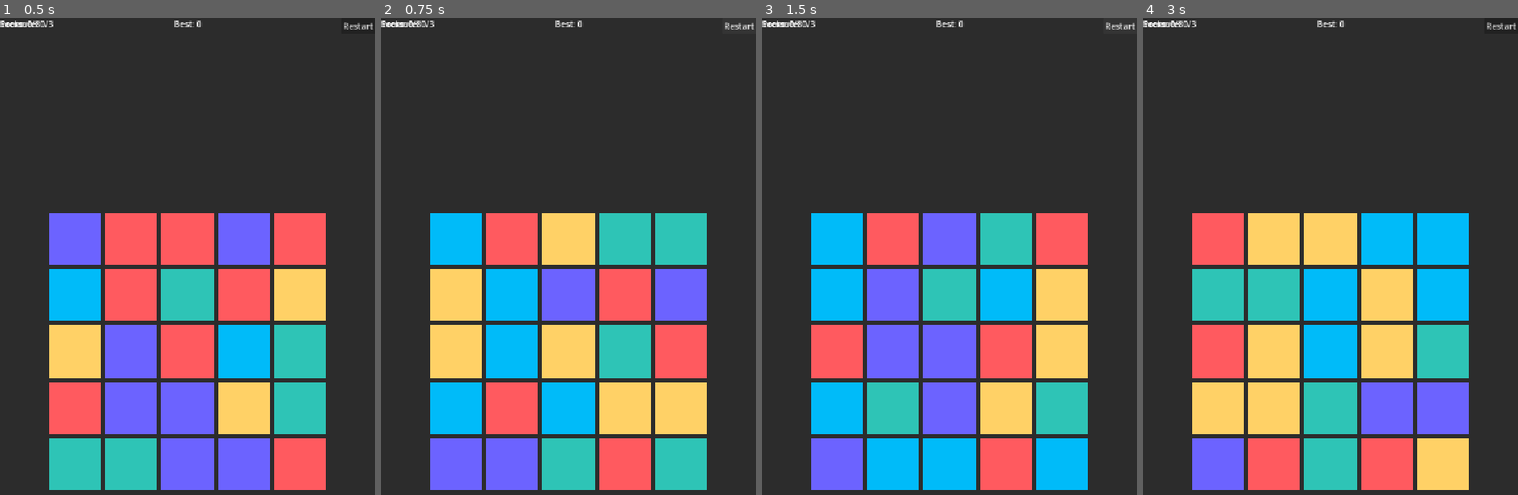
Above: before the commit, frames 1-4 (left to right).
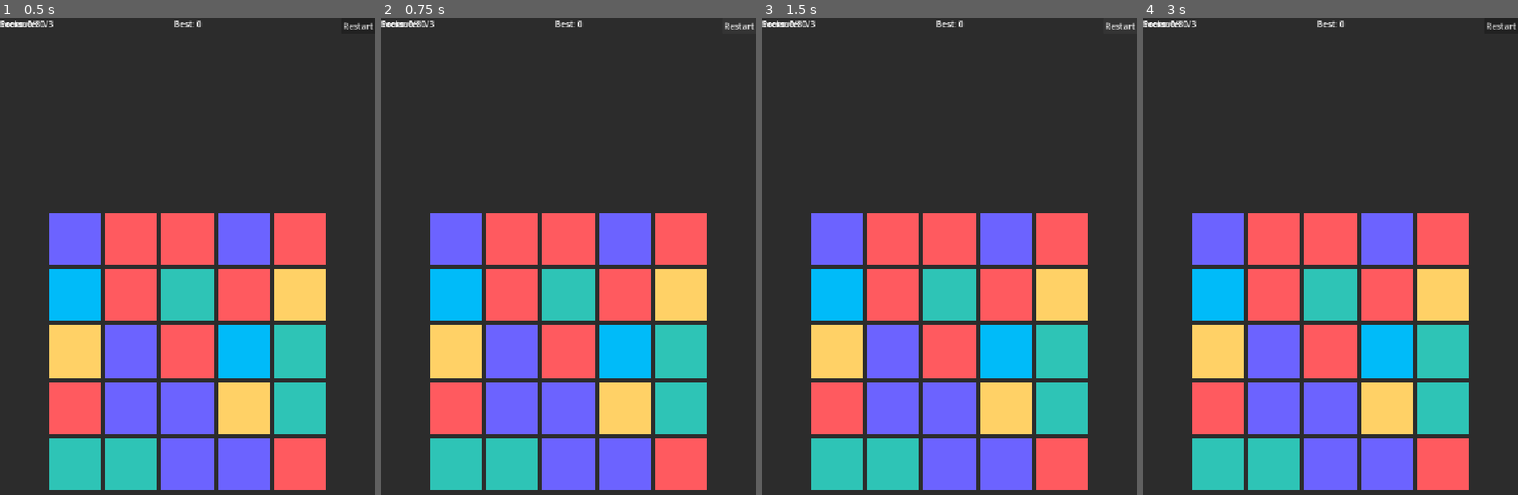
Above: after the commit, the same moments.

Repository: MerabTskhvedadze/echo-grid
Game: Godot game, scene res://scenes/main.tscn
Two runs of this game, one before a commit and one after it. Both use one fixed random seed, a clock stepped at 60 frames per second and the inputs below.
Inputs (mouse positions are in pixels of both pictures, inside the frame that each line leads up to):
- Up to frame 1 (0.5 s): no input
- Up to frame 2 (0.75 s): click "Restart" at 0.5 s
- Up to frame 3 (1.5 s): click "Restart" at 1.25 s
- Up to frame 4 (3 s): click "Restart" at 2 s; tap Enter at 2.75 s; drag from (1330, 351) to (1368, 204) at 2.77 s

Frame 1 is identical in both runs. In frame 2, 32% of the frame differs, in the area x 13-87%, y 40-99%; in frame 3, 24%; in frame 4, 36%.
Error after the commit: Parse Error: Identifier "SaveData" not declared in the current scope. (res://scripts/main.gd:36)

Commit message:
add game over layout

Diff:
--- a/scenes/main.tscn
+++ b/scenes/main.tscn
@@ -78,3 +78,37 @@
 layout_mode = 0
 offset_right = 40.0
 offset_bottom = 23.0
+
+[node name="GameOverPanel" type="Panel" parent="." unique_id=835063011]
+visible = false
+custom_minimum_size = Vector2(420, 260)
+layout_mode = 1
+anchors_preset = 8
+anchor_left = 0.5
+anchor_top = 0.5
+anchor_right = 0.5
+anchor_bottom = 0.5
+offset_left = -20.0
+offset_top = -20.0
+offset_right = 20.0
+offset_bottom = 20.0
+grow_horizontal = 2
+grow_vertical = 2
+
+[node name="FinalScoreLabel" type="Label" parent="GameOverPanel" unique_id=1681245422]
+layout_mode = 0
+offset_right = 40.0
+offset_bottom = 23.0
+text = "Score: 0"
+
+[node name="BestScoreLabel" type="Label" parent="GameOverPanel" unique_id=1810314859]
+layout_mode = 0
+offset_right = 40.0
+offset_bottom = 23.0
+text = "Best: 0"
+
+[node name="RestartBigButton" type="Button" parent="GameOverPanel" unique_id=908061466]
+layout_mode = 0
+offset_right = 8.0
+offset_bottom = 8.0
+text = "Play Again"
--- a/scripts/main.gd
+++ b/scripts/main.gd
@@ -8,6 +8,11 @@
 @onready var locks_label = $LocksLabel
 @onready var status_label = $StatusLabel
 
+@onready var game_over_panel = $GameOverPanel
+@onready var final_score_label = $GameOverPanel/FinalScoreLabel
+@onready var best_score_label = $GameOverPanel/BestScoreLabel
+@onready var restart_big_button = $GameOverPanel/RestartBigButton
+
 func _ready():
 	board.score_changed.connect(on_score_changed)
 	board.pressure_changed.connect(on_pressure_changed)
@@ -15,18 +20,21 @@
 	board.game_over.connect(on_game_over)
 
 	restart_button.pressed.connect(on_restart_pressed)
+	restart_big_button.pressed.connect(on_restart_pressed)
 
 	on_score_changed(0)
 	on_pressure_changed(0, 3)
 	on_locks_changed(0, 8)
 	refresh_best_label()
+
 	status_label.text = ""
+	game_over_panel.visible = false
 
 func on_score_changed(new_score):
 	score_label.text = "Score: " + str(new_score)
 
-	if new_score > Savedata.best_score:
-		Savedata.save_best_score(new_score)
+	if new_score > SaveData.best_score:
+		SaveData.save_best_score(new_score)
 		refresh_best_label()
 
 func on_pressure_changed(current_pressure, max_pressure):
@@ -42,8 +50,13 @@
 
 	status_label.text = "Locked Out"
 
+	final_score_label.text = "Score: " + str(final_score)
+	best_score_label.text = "Best: " + str(Savedata.best_score)
+	game_over_panel.visible = true
+
 func on_restart_pressed():
 	status_label.text = ""
+	game_over_panel.visible = false
 	board.start_game()
 	refresh_best_label()
 
